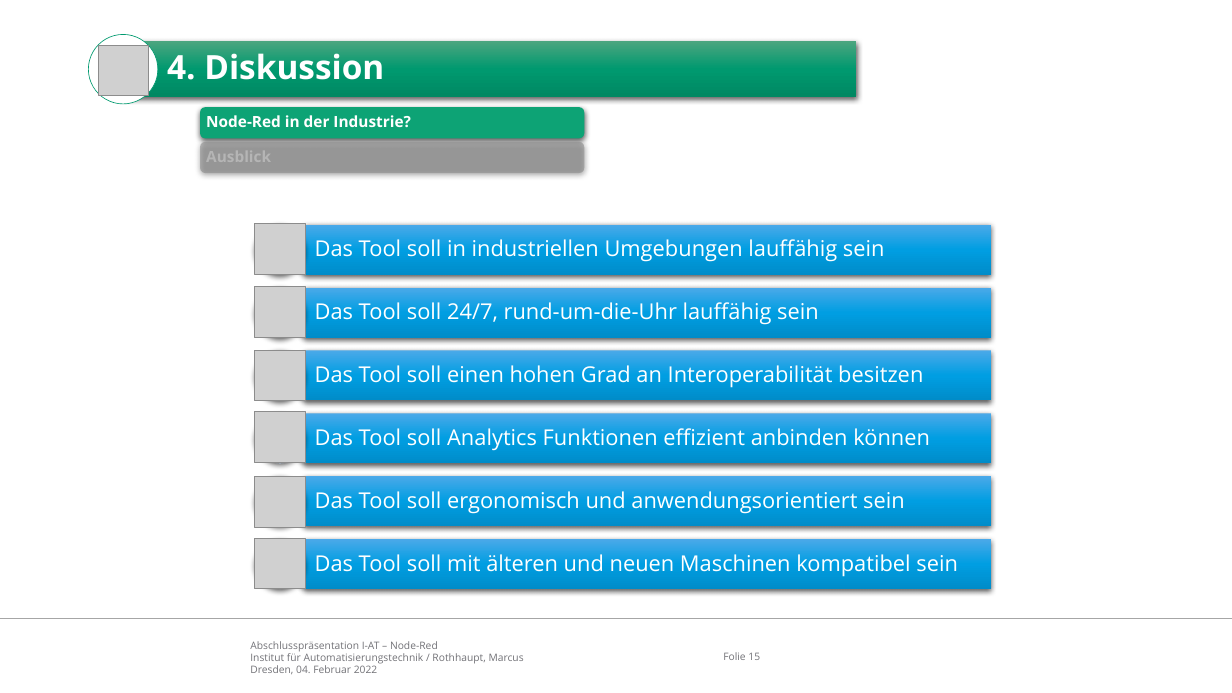
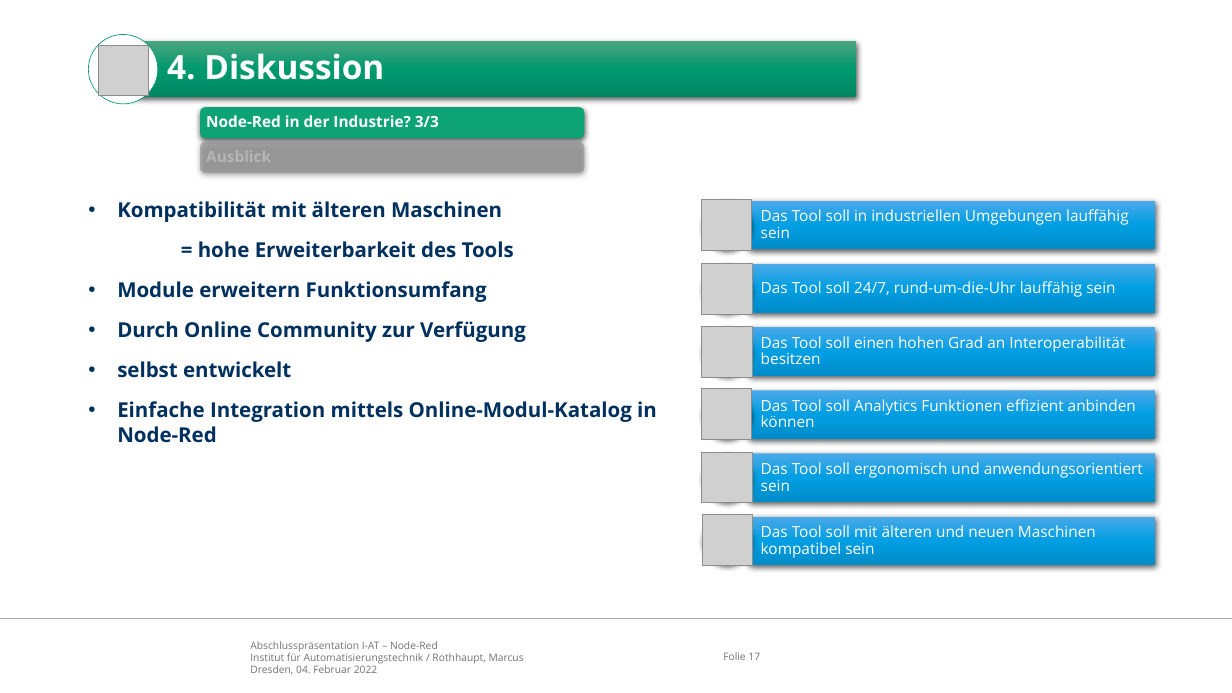
Before and after one commit to appist-dev/agteletud-node-red, a slide deck: slide 17 of docs/presentation/Abschlusspräsentation Node-Red.pptx (slide 15 before the commit). Drawn at 1232x693 pixels with LibreOffice and Linux fonts; fonts in the diff are those of the drawing; grey boxes stand for pictures; background and template pictures are left out. Boxes give left, top, right and bottom in pixels: in the first picture for what was removed or moved away, otherwise in the second. Text is boxed around its words. In the diff, an @@ line names an element or a change of style, - is before the commit and + after.

```diff
--- a/docs/presentation/Abschlusspräsentation Node-Red.pptx
+++ b/docs/presentation/Abschlusspräsentation Node-Red.pptx
@@ text at (x1=206, y1=115, x2=439, y2=127): text changed @@
-Node-Red in der Industrie?
+Node-Red in der Industrie? 3/3
@@ text added at (x1=117, y1=201, x2=657, y2=443), 16 pt, text #00305D, bold @@
+• Kompatibilität mit älteren Maschinen
+= hohe Erweiterbarkeit des Tools
+• Module erweitern Funktionsumfang
+• Durch Online Community zur Verfügung
+• selbst entwickelt
+• Einfache Integration mittels Online-Modul-Katalog in Node-Red
@@ ellipse moved from (x1=255, y1=225, x2=305, y2=274) to (x1=703, y1=201, x2=752, y2=250) @@
@@ size 17 to 12 pt; less space between paragraphs in 6 elements at (x1=761, y1=462, x2=1143, y2=491), (x1=761, y1=525, x2=1096, y2=558), (x1=761, y1=281, x2=1115, y2=297), (x1=761, y1=336, x2=1125, y2=364), (x1=761, y1=399, x2=1136, y2=427), (x1=761, y1=209, x2=1129, y2=238) @@
@@ text "Das Tool soll in industriellen ..." moved from (x1=315, y1=239, x2=885, y2=261) to (x1=761, y1=209, x2=1129, y2=238) @@
@@ ellipse moved from (x1=255, y1=539, x2=305, y2=589) to (x1=703, y1=264, x2=752, y2=313) @@
@@ text "Das Tool soll 24/7, rund-um-die-Uhr ..." moved from (x1=315, y1=302, x2=819, y2=324) to (x1=761, y1=281, x2=1115, y2=297) @@
@@ picture moved from (x1=254, y1=350, x2=305, y2=401) to (x1=702, y1=326, x2=753, y2=377) @@
@@ text "Das Tool soll einen hohen ..." moved from (x1=315, y1=365, x2=923, y2=387) to (x1=761, y1=336, x2=1125, y2=364) @@
@@ 3 pictures moved together from (x1=254, y1=224, x2=306, y2=463) to (x1=701, y1=200, x2=752, y2=440) @@
@@ text "Das Tool soll Analytics Funktionen ..." moved from (x1=315, y1=428, x2=930, y2=450) to (x1=761, y1=399, x2=1136, y2=427) @@
@@ picture moved from (x1=254, y1=538, x2=305, y2=589) to (x1=701, y1=452, x2=752, y2=503) @@
@@ text "Das Tool soll ergonomisch und ..." moved from (x1=315, y1=491, x2=905, y2=513) to (x1=761, y1=462, x2=1143, y2=491) @@
@@ group removed at (x1=280, y1=225, x2=991, y2=589): 6 pentagon arrows @@
@@ picture moved from (x1=255, y1=477, x2=306, y2=528) to (x1=702, y1=515, x2=753, y2=566) @@
@@ 4 ellipses moved together from (x1=255, y1=287, x2=305, y2=526) to (x1=703, y1=327, x2=752, y2=566) @@
@@ group added at (x1=727, y1=201, x2=1156, y2=566): 6 pentagon arrows @@
@@ text "Das Tool soll mit älteren ..." moved from (x1=315, y1=554, x2=958, y2=577) to (x1=761, y1=525, x2=1096, y2=558) @@
@@ page number at (x1=723, y1=652, x2=760, y2=660): text changed @@
-Folie 15
+Folie 17
```
Also in this commit, not shown: 8 other slides changed, 2 slides added, 1 other file.
